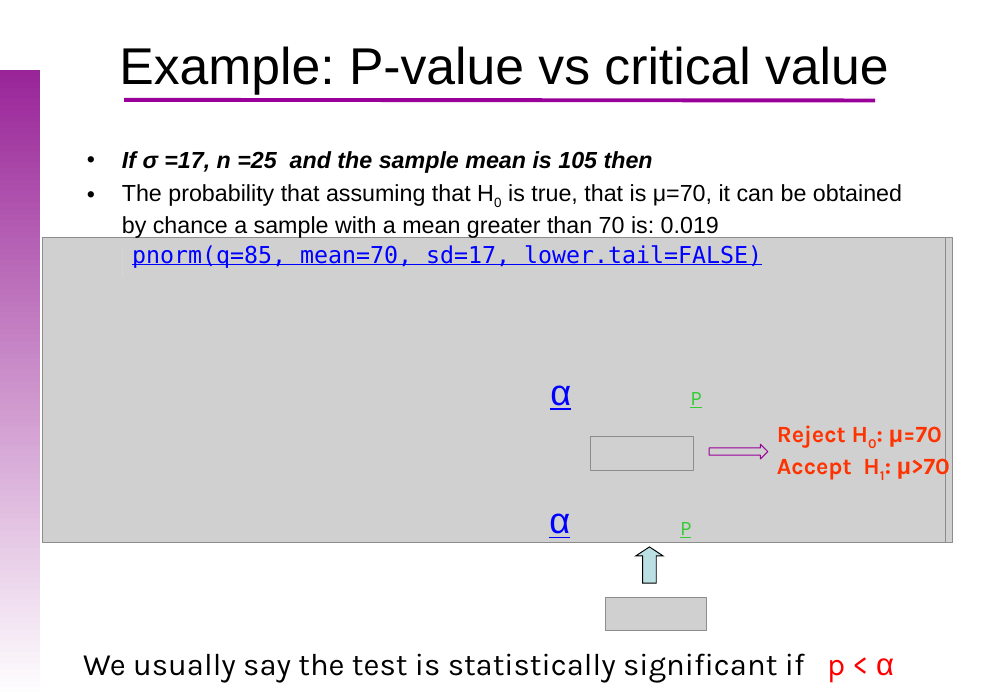
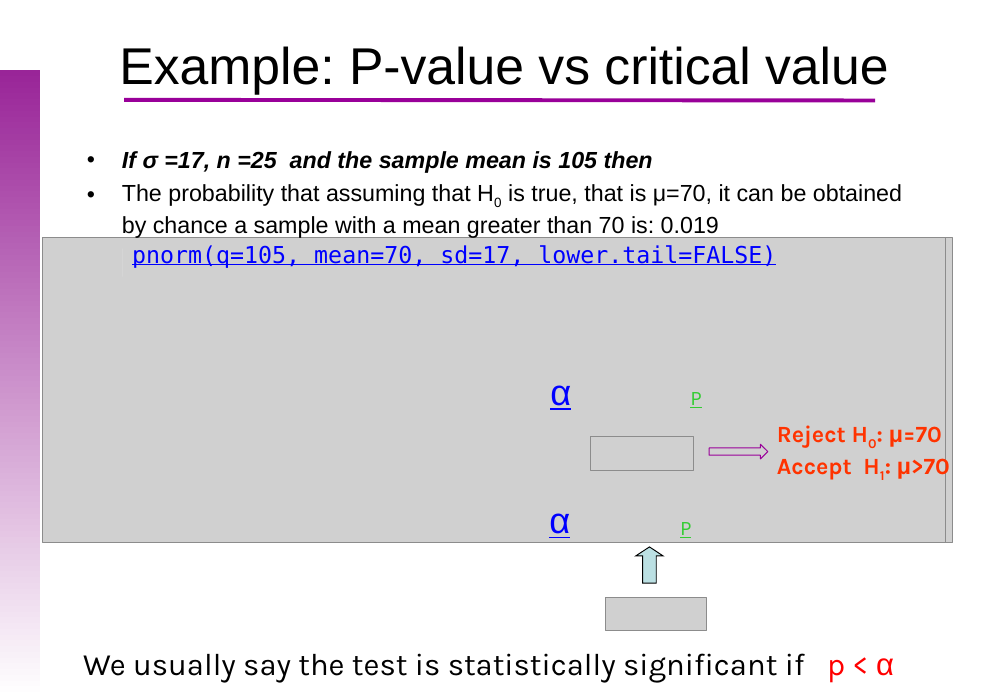
Before and after one commit to uebvhir/Course2020_Statistical-Analysis-with-R, a slide deck: slide 20 of Slides/StatisticsWithR-6-Principles_of_Hypothesis_Testing.pptx. Drawn at 1008x698 pixels with LibreOffice and Linux fonts; fonts in the diff are those of the drawing; grey boxes stand for pictures; background and template pictures are left out. Boxes give left, top, right and bottom in pixels: in the first picture for what was removed or moved away, otherwise in the second. Text is boxed around its words. In the diff, an @@ line names an element or a change of style, - is before the commit and + after.

```diff
--- a/Slides/StatisticsWithR-6-Principles_of_Hypothesis_Testing.pptx
+++ b/Slides/StatisticsWithR-6-Principles_of_Hypothesis_Testing.pptx
@@ text at <box>132,245,776,268</box>: text changed @@
-pnorm(q=85, mean=70, sd=17, lower.tail=FALSE)
+pnorm(q=105, mean=70, sd=17, lower.tail=FALSE)
```
Also in this commit, not shown: 5 other slides changed, 2 other files.
